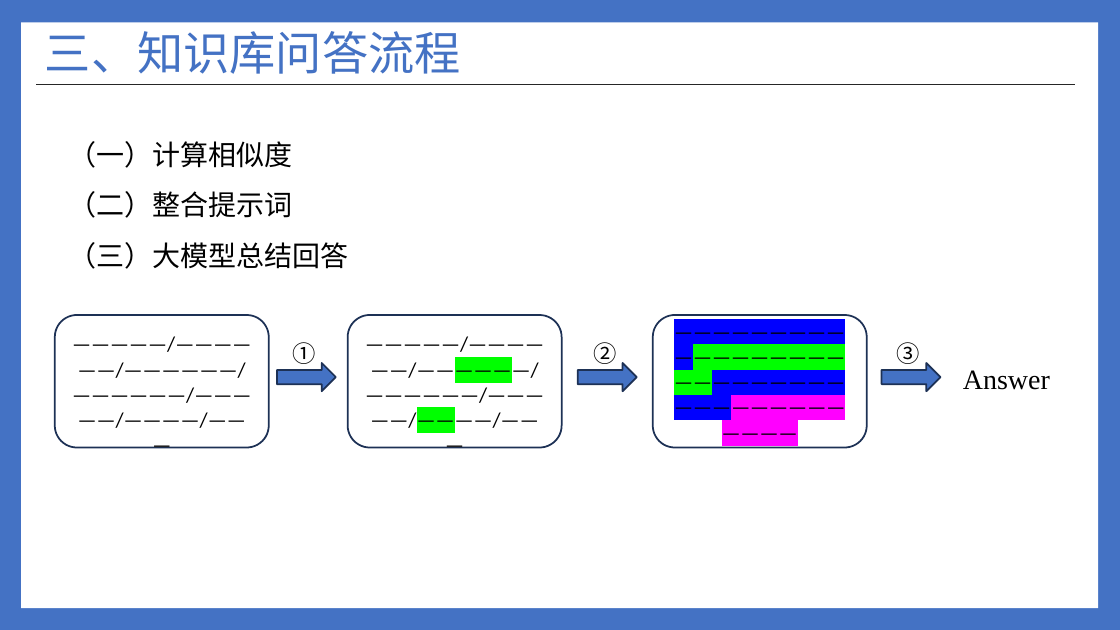
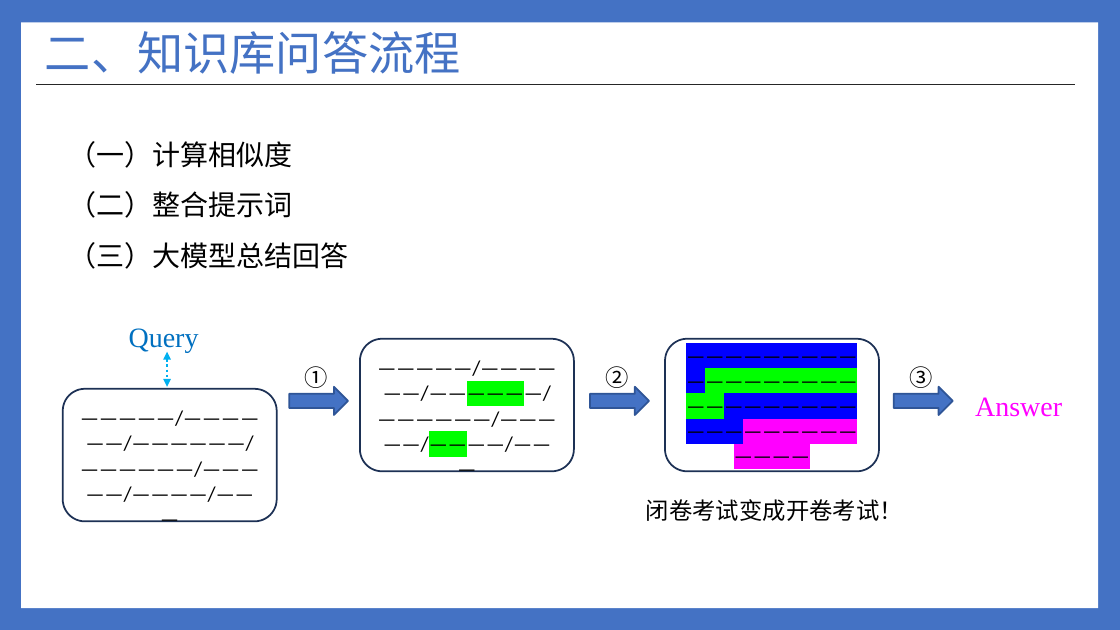
Before and after one commit to ylsdamxssjxxdd/eva, a slide deck: slide 37 of utils/软件介绍.pptx (slide 18 before the commit). Drawn at 1120x630 pixels with LibreOffice and Linux fonts; fonts in the diff are those of the drawing. Boxes give left, top, right and bottom in pixels: in the first picture for what was removed or moved away, otherwise in the second. Text is boxed around its words. In the diff, an @@ line names an element or a change of style, - is before the commit and + after.

```diff
--- a/utils/软件介绍.pptx
+++ b/utils/软件介绍.pptx
@@ title at (45,31,461,74): text changed @@
-三、知识库问答流程
+二、知识库问答流程
@@ text added at (129,328,199,352), 24 pt, text #0070C0 @@
+Query
@@ double arrow added from (167, 352) to (167, 386), #00B0F0 2.25 pt dashed @@
@@ rounded rectangle "—————/——————/——————/——————/—————/————/———": place and size @@
-rounded rectangle "—————/——————/——————/——————/—————/————/———" at (55,315,269,448)
+rounded rectangle "—————/——————/——————/——————/—————/————/———" at (63,389,277,522)
@@ 2 texts, 2 rounded rectangles, 2 right arrows: place and size @@
-2 texts, 2 rounded rectangles, 2 right arrows at (277,315,920,448)
+2 texts, 2 rounded rectangles, 2 right arrows at (289,339,932,471)
@@ 2 texts, 1 right arrow: place and size @@
-2 texts, 1 right arrow at (292,342,1050,392)
+2 texts, 1 right arrow at (305,366,1062,417)
@@ outline #1E3256 1.5 pt to #2F5597 1.5 pt in 3 elements at (590,386,649,415), (289,386,348,415), (894,386,953,415) @@
@@ text "Answer" at (975,397,1062,417): text colour #000000 to #FF00FF @@
@@ text added at (646,499,903,521), 20 pt, text #000000 @@
+闭卷考试变成开卷考试！
```
Also in this commit, not shown: 5 other slides changed, 18 slides added, 1 slide removed, 14 other files.
